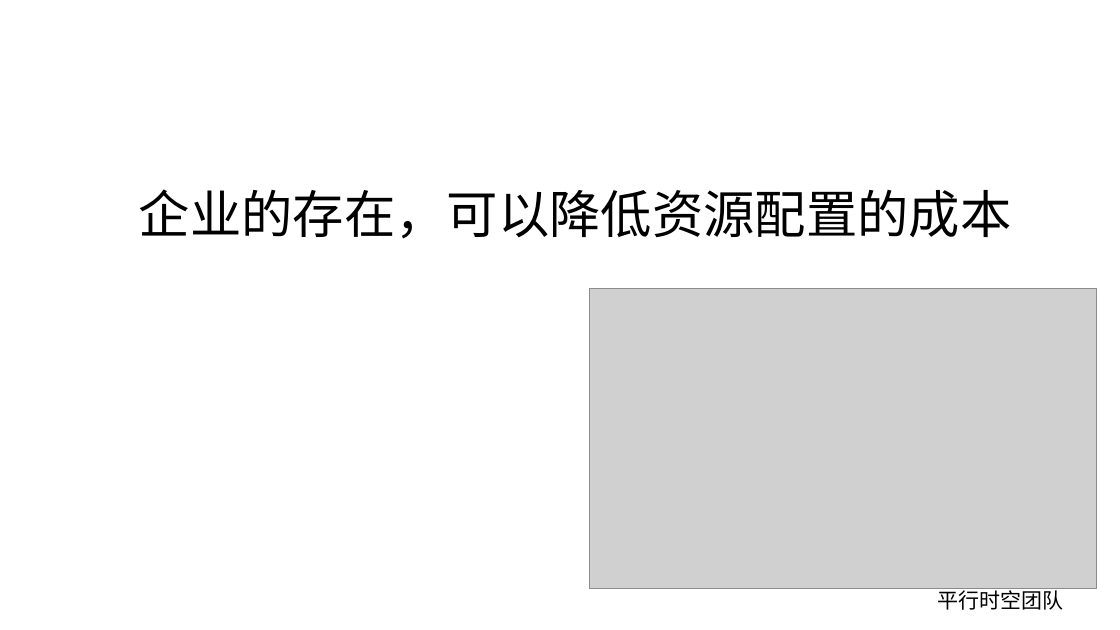
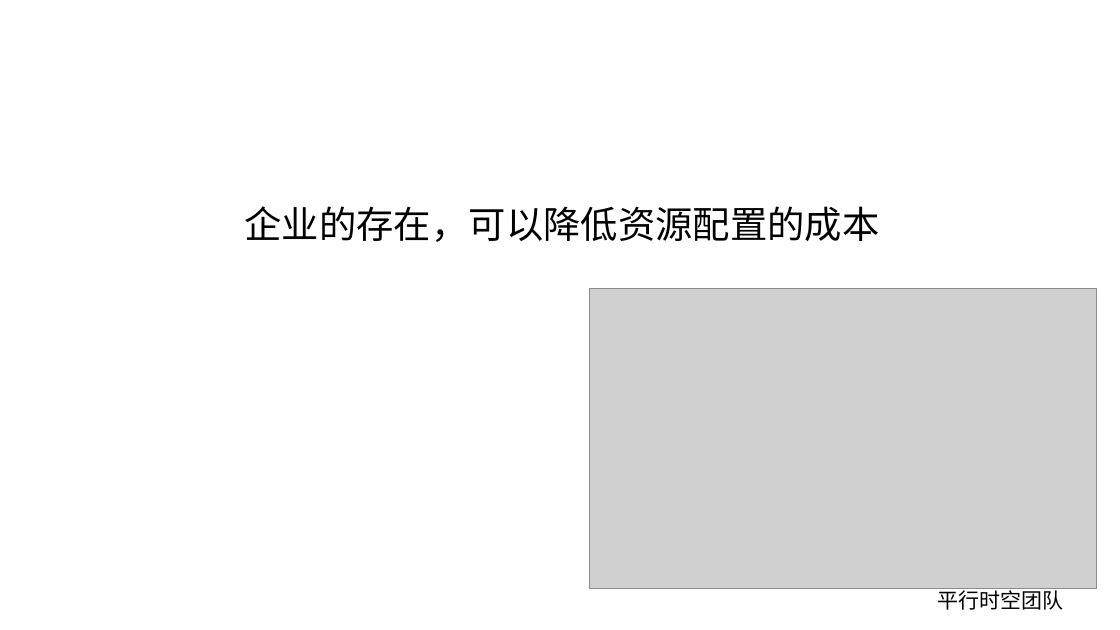
Before and after one commit to substrate-asia/hackathon-2021-summer, a slide deck: slide 5 of teams/23-平行时空/docs/平行时空参赛项目 契约链.pptx (slide 7 before the commit). Drawn at 1120x630 pixels with LibreOffice and Linux fonts; fonts in the diff are those of the drawing; grey boxes stand for pictures; background and template pictures are left out. Boxes give left, top, right and bottom in pixels: in the first picture for what was removed or moved away, otherwise in the second. Text is boxed around its words. In the diff, an @@ line names an element or a change of style, - is before the commit and + after.

```diff
--- a/teams/23-平行时空/docs/平行时空参赛项目 契约链.pptx
+++ b/teams/23-平行时空/docs/平行时空参赛项目 契约链.pptx
@@ text "企业的存在，可以降低资源配置的成本": place and size @@
-text "企业的存在，可以降低资源配置的成本" at [139, 189, 1012, 239]
+text "企业的存在，可以降低资源配置的成本" at [245, 206, 880, 242]
@@ text "企业的存在，可以降低资源配置的成本" at [245, 206, 880, 242]: size 44 to 32 pt; line spacing 1 to 0.9 @@
```
Also in this commit, not shown: 8 other slides changed, 1 slide added, 3 slides removed, 3 other files.
